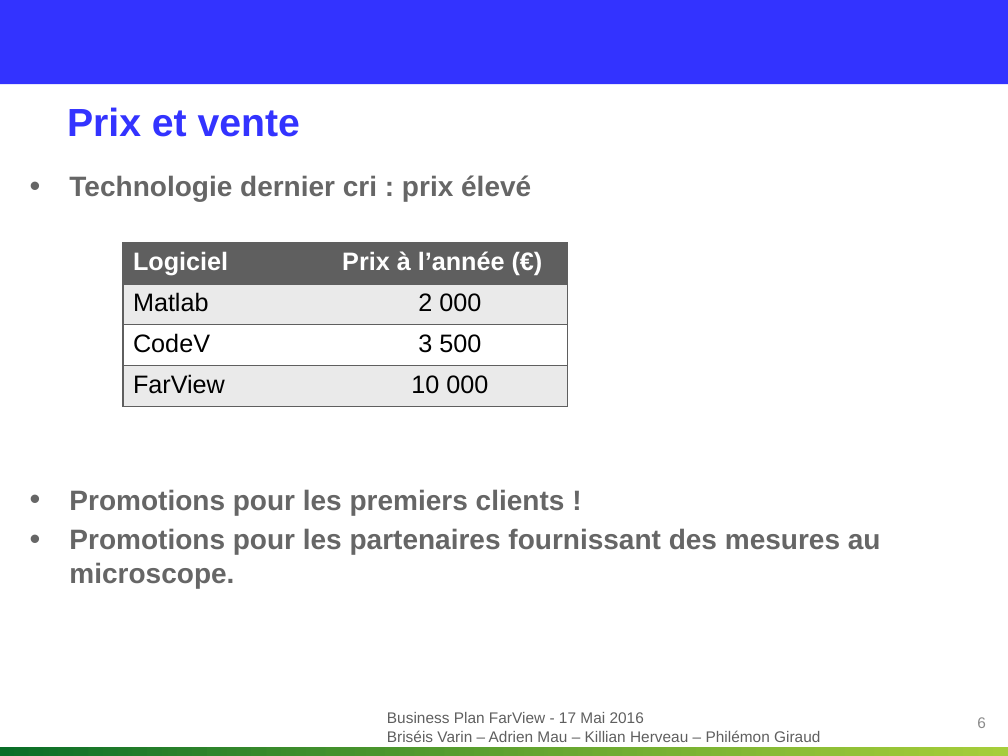
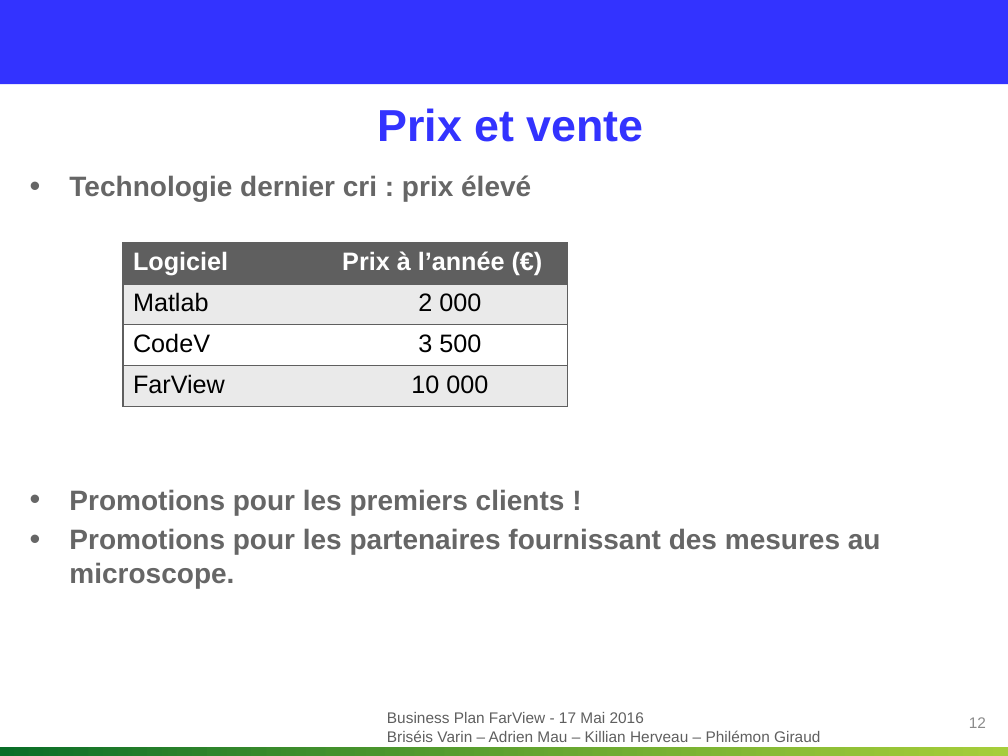
Before and after one commit to Killian-Herveau/PIMS, a slide deck: slide 12 of OppAffaire/Présentation orale/Partie Philémon.pptx (slide 6 before the commit). Drawn at 1008x756 pixels with LibreOffice and Linux fonts; fonts in the diff are those of the drawing; background and template pictures are left out. Boxes give left, top, right and bottom in pixels: in the first picture for what was removed or moved away, otherwise in the second. Text is boxed around its words. In the diff, an @@ line names an element or a change of style, - is before the commit and + after.

```diff
--- a/OppAffaire/Présentation orale/Partie Philémon.pptx
+++ b/OppAffaire/Présentation orale/Partie Philémon.pptx
@@ title "Prix et vente" at [377, 108, 644, 142]: size 28 to 32 pt; alignment left to centre @@
@@ page number at [969, 717, 986, 728]: text changed @@
-6
+12
```
Also in this commit, not shown: 3 other slides changed, 8 slides added, 2 slides removed.
